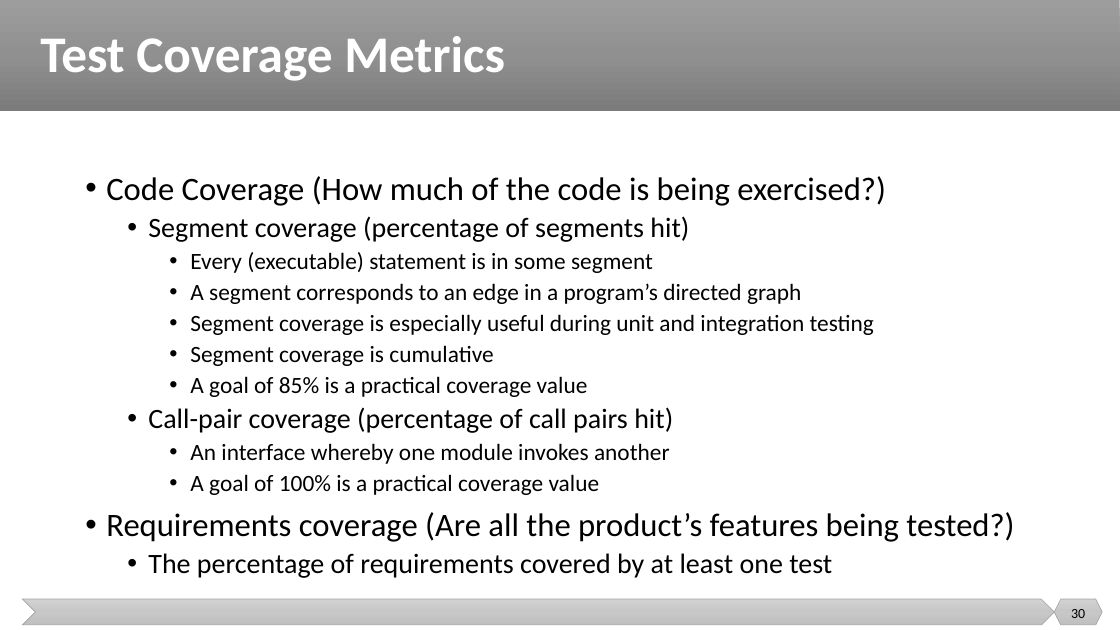
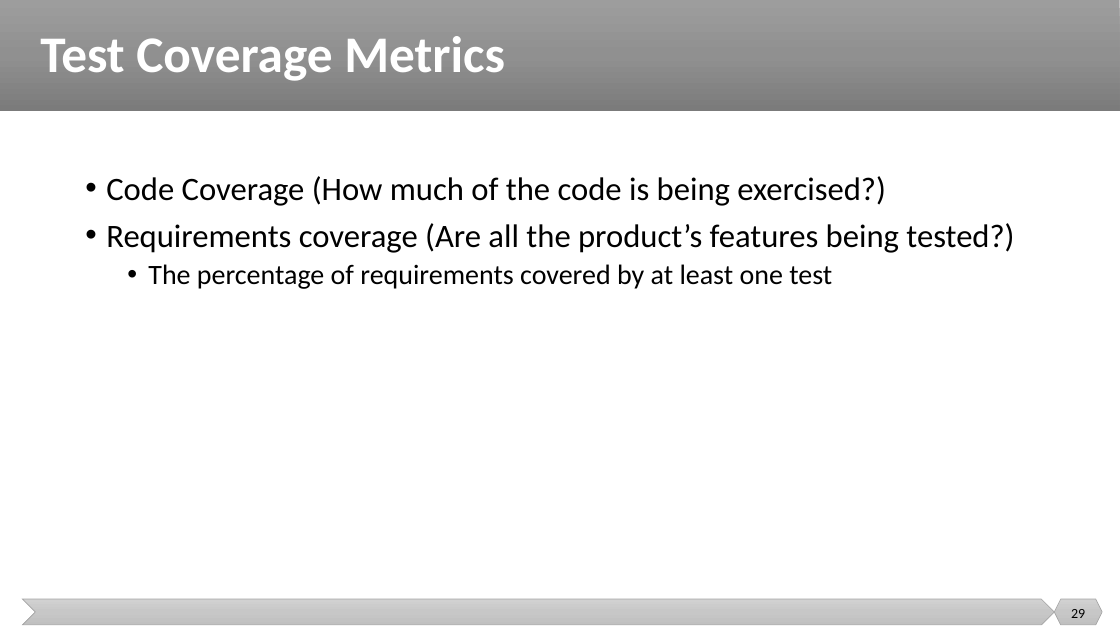
Before and after one commit to malenezi/malenezi, a slide deck: slide 29 of SE401/Lectures/9-Testing Metrics and Tools/Testing Metrics and Tools.pptx (slide 30 before the commit). Drawn at 1120x630 pixels with LibreOffice and Linux fonts; fonts in the diff are those of the drawing. Boxes give left, top, right and bottom in pixels: in the first picture for what was removed or moved away, otherwise in the second. Text is boxed around its words. In the diff, an @@ line names an element or a change of style, - is before the commit and + after.

```diff
--- a/SE401/Lectures/9-Testing Metrics and Tools/Testing Metrics and Tools.pptx
+++ b/SE401/Lectures/9-Testing Metrics and Tools/Testing Metrics and Tools.pptx
@@ text at (148,216,874,495): paragraphs removed @@
-  • Segment coverage (percentage of segments hit)
-    • Every (executable) statement is in some segment
-    • A segment corresponds to an edge in a program’s directed graph
-    • Segment coverage is especially useful during unit and integration testing
-    • Segment coverage is cumulative
-    • A goal of 85% is a practical coverage value
-  • Call-pair coverage (percentage of call pairs hit)
-    • An interface whereby one module invokes another
-    • A goal of 100% is a practical coverage value
@@ page number at (1071,609,1085,618): text changed @@
-30
+29
```
Also in this commit, not shown: 37 other slides changed, 6 slides added, 3 slides removed.
